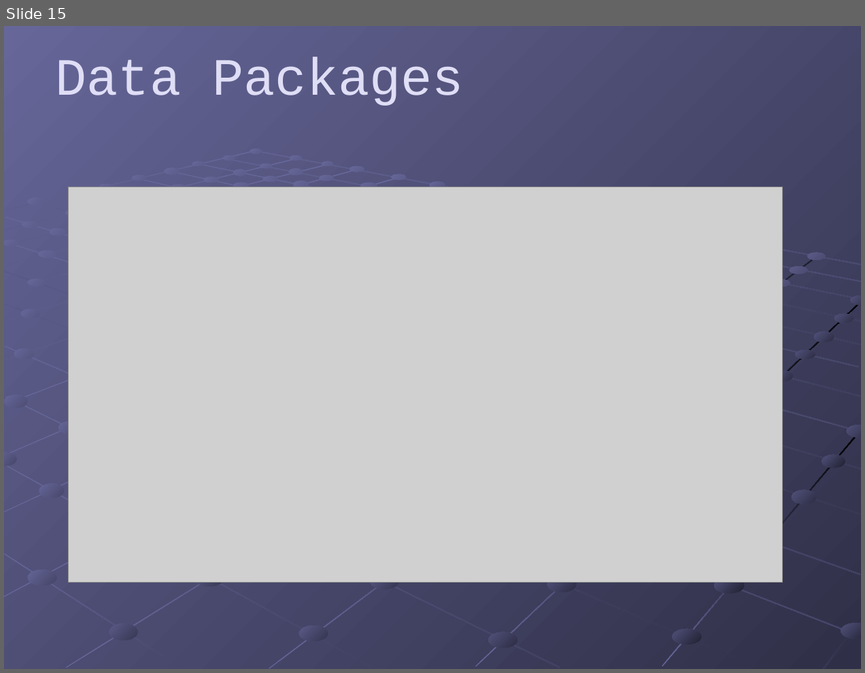
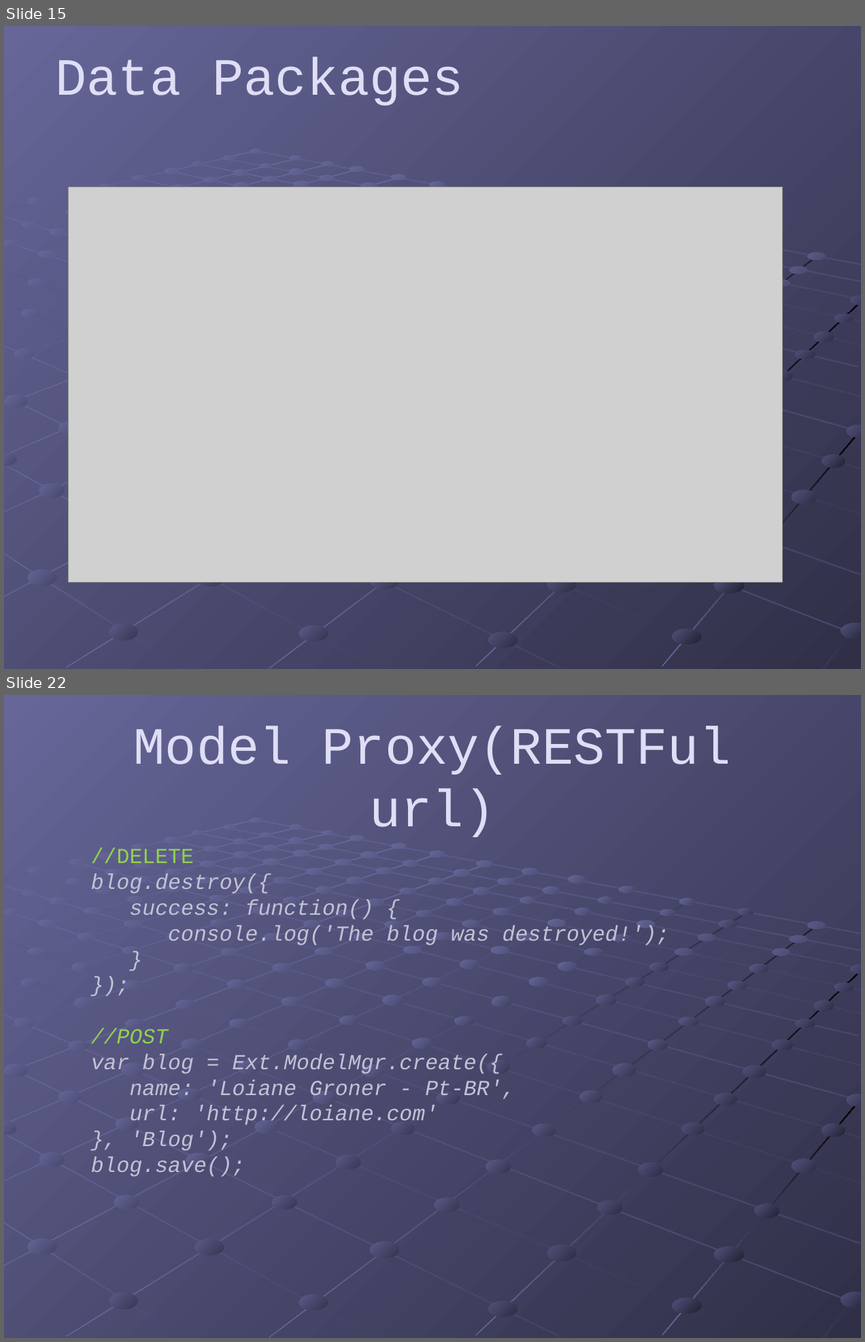
Before and after one commit to szanlin/impres-java-foundations, a slide deck: Ext Js4 Introduce.ppt. Shown one above the other, each under a label of ours: slide 15 before the commit, slides 15 and 22 after it; the slides between them are not shown. The pictures are 865x673 and 865x1342 pixels, drawn with LibreOffice and Linux fonts; fonts in the diff are those of the drawing; grey boxes stand for pictures. Boxes give left, top, right and bottom in pixels: in the first picture for what was removed or moved away, otherwise in the second. Text is boxed around its words. In the diff, an @@ line names an element or a change of style, - is before the commit and + after.

```diff
--- a/Ext Js4 Introduce.ppt
+++ b/Ext Js4 Introduce.ppt
@@ slide 22 added at <box>4,695,861,1338</box>, background gradient #666699 to #2F2F47; not listed: 89 template elements that a slide beside it also shows @@
@@ title added at <box>134,726,731,837</box>, 44 pt, text #DFDEF6 @@
+Model Proxy(RESTFul url)
@@ text added at <box>91,848,670,1176</box>, 18 pt, text #C2C2D6, italic @@
+//DELETE
+blog.destroy({
+success: function() {
+console.log('The blog was destroyed!');
+}
+});
+//POST
+var blog = Ext.ModelMgr.create({
+name: 'Loiane Groner - Pt-BR',
+url: 'http://loiane.com'
+}, 'Blog');
+blog.save();
@@ group added at <box>72,859,779,1218</box>: 126 ellipses @@
```
Also in this commit, not shown: 4 slides changed, 8 other slides added, 2 slides removed.
